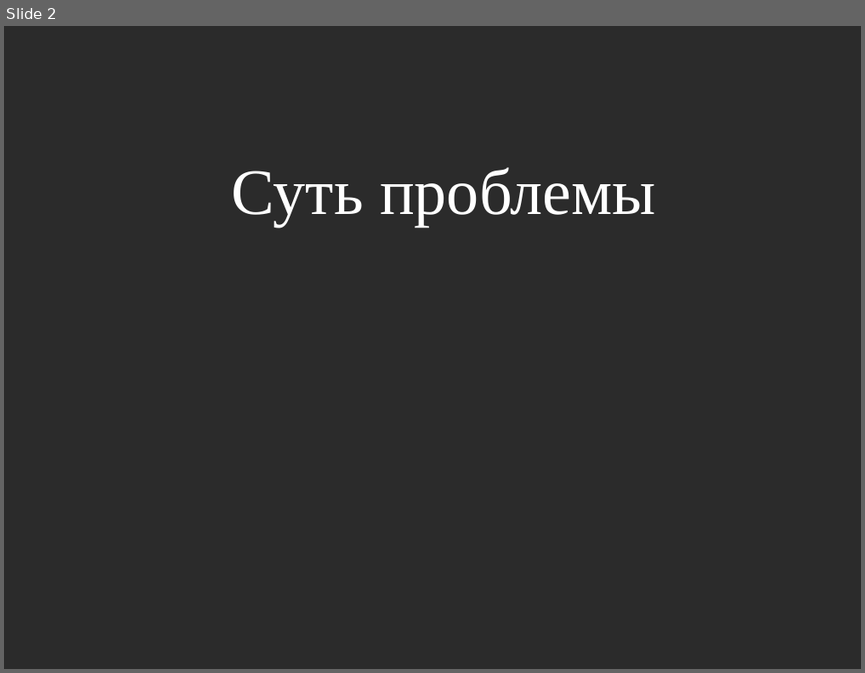
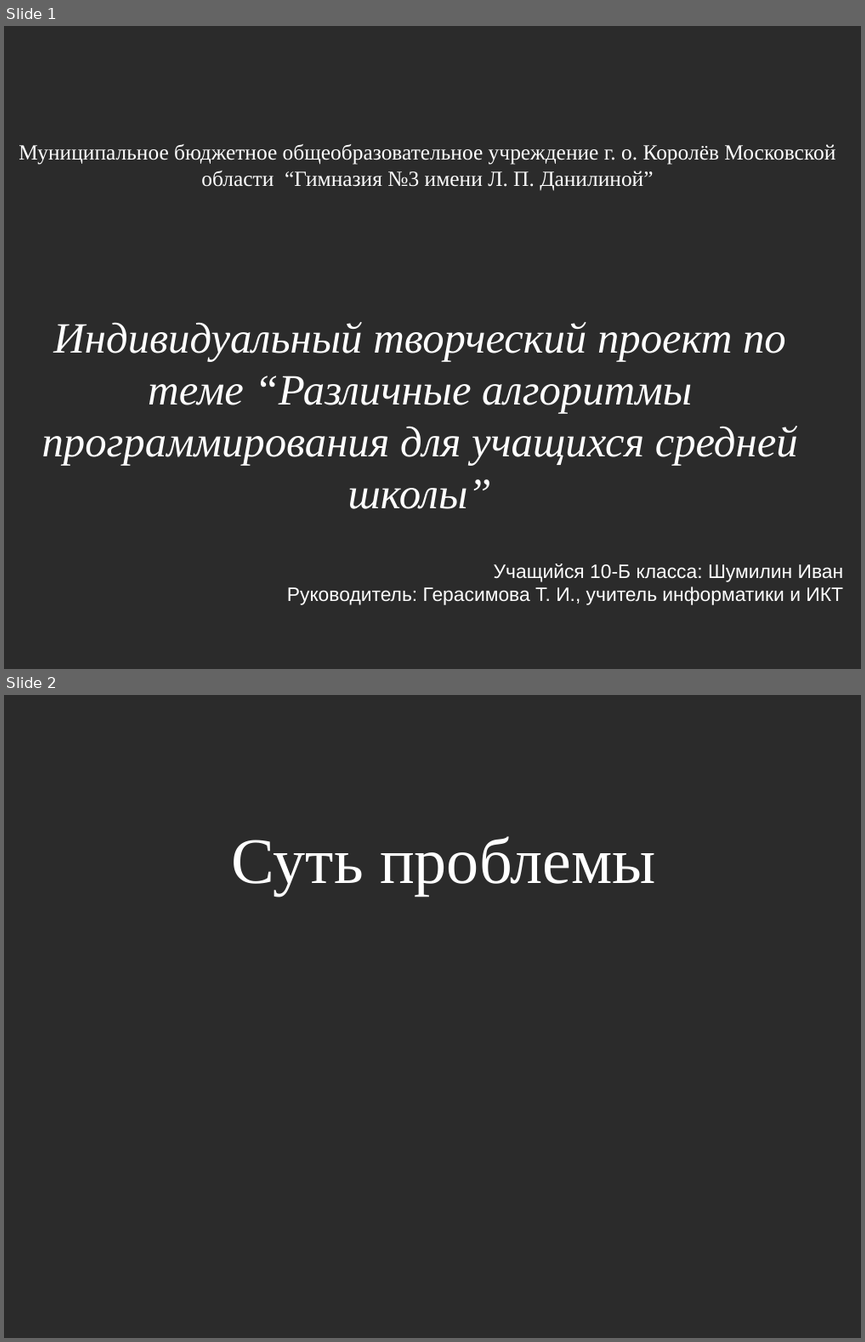
Before and after one commit to Mirovengil/school_project, a slide deck: project_page/Презентация/Шаблон.odp. Shown one above the other, each under a label of ours: slide 2 before the commit, slides 1 and 2 after it. The pictures are 865x673 and 865x1342 pixels, drawn with LibreOffice and Linux fonts; fonts in the diff are those of the drawing; background and template pictures are left out; a plain dark background stands for a picture behind light text. Boxes give left, top, right and bottom in pixels: in the first picture for what was removed or moved away, otherwise in the second. Text is boxed around its words. In the diff, an @@ line names an element or a change of style, - is before the commit and + after.

```diff
--- a/project_page/Презентация/Шаблон.odp
+++ b/project_page/Презентация/Шаблон.odp
@@ slide 1 added at bbox=[4, 26, 861, 669], background picture (left out) @@
@@ text added at bbox=[18, 144, 835, 191], 20 pt, text #FFFFFF @@
+Муниципальное бюджетное общеобразовательное учреждение г. о. Королёв Московской области “Гимназия №3 имени Л. П. Данилиной”
@@ text added at bbox=[42, 322, 798, 509], 40 pt, text #FFFFFF, italic @@
+Индивидуальный творческий проект по теме “Различные алгоритмы программирования для учащихся средней школы”
@@ text added at bbox=[287, 563, 844, 605], 18 pt, text #FFFFFF @@
+Учащийся 10-Б класса: Шумилин Иван
+Руководитель: Герасимова Т. И., учитель информатики и ИКТ
```
Also in this commit, not shown: 1 slide removed, 3 other files.
